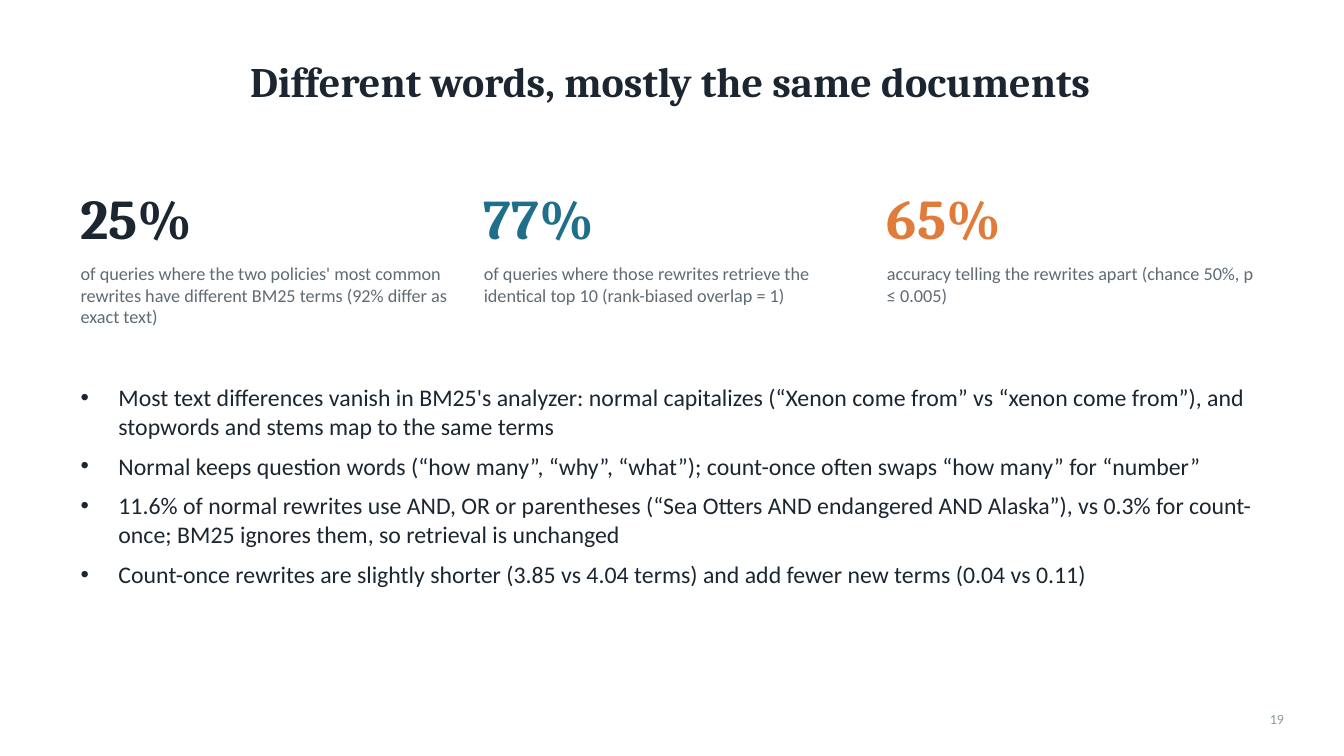
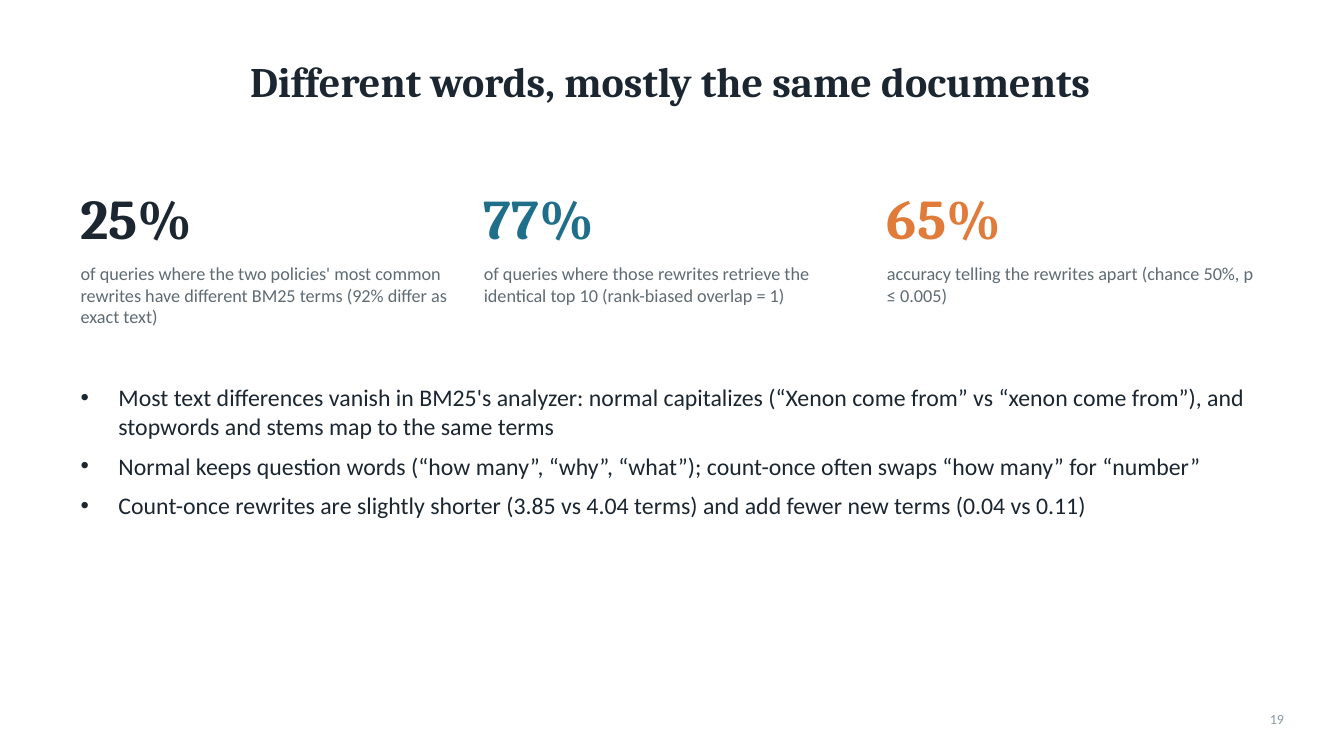
Before and after one commit to objones25/drbm25, a slide deck: slide 19 of report/drbm25_results.pptx. Drawn at 1344x756 pixels with LibreOffice and Linux fonts; fonts in the diff are those of the drawing. Boxes give left, top, right and bottom in pixels: in the first picture for what was removed or moved away, otherwise in the second. Text is boxed around its words. In the diff, an @@ line names an element or a change of style, - is before the commit and + after.

```diff
--- a/report/drbm25_results.pptx
+++ b/report/drbm25_results.pptx
@@ text at [118,496,1251,547]: paragraph removed @@
-• 11.6% of normal rewrites use AND, OR or parentheses (“Sea Otters AND endangered AND Alaska”), vs 0.3% for count-once; BM25 ignores them, so retrieval is unchanged
```
Also in this commit, not shown: 4 other slides changed, 6 other files.
